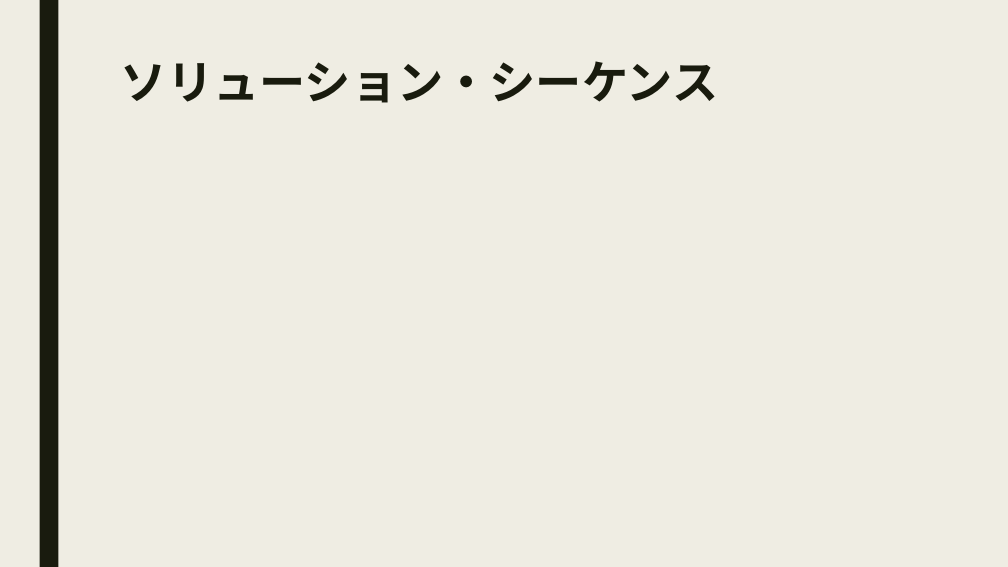
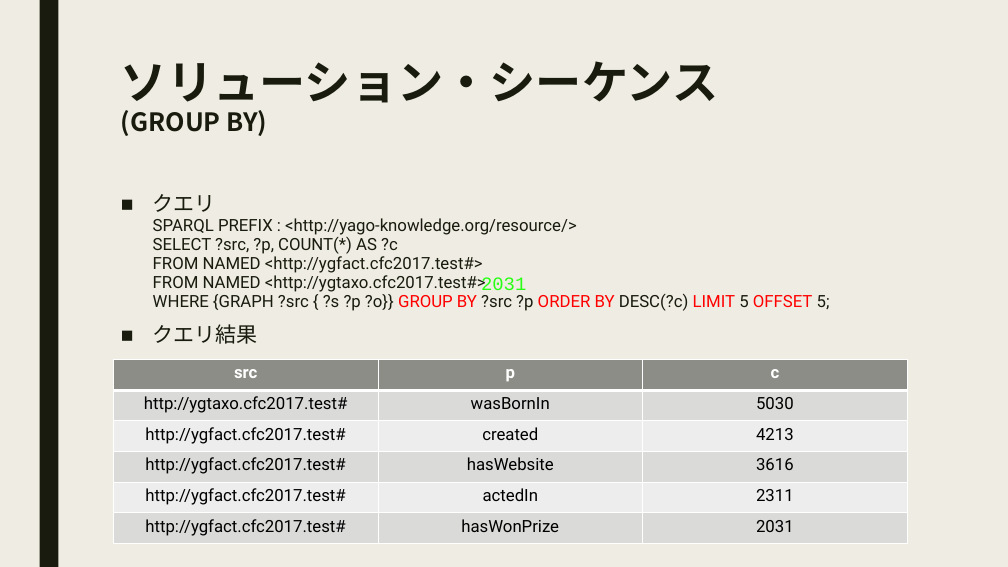
Before and after one commit to zambendorf/cfc2017aug, a slide deck: slide 46 of doc/cfc-20170805a.pptx. Drawn at 1008x567 pixels with LibreOffice and Linux fonts; fonts in the diff are those of the drawing. Boxes give left, top, right and bottom in pixels: in the first picture for what was removed or moved away, otherwise in the second. Text is boxed around its words. In the diff, an @@ line names an element or a change of style, - is before the commit and + after.

```diff
--- a/doc/cfc-20170805a.pptx
+++ b/doc/cfc-20170805a.pptx
@@ title at box(121, 61, 718, 136): text changed @@
-ソリューション・シーケンス
+ソリューション・シーケンス
+(GROUP BY)
@@ text added at box(153, 194, 830, 344), 16 pt, text #191B0E @@
+■ クエリ
+  SPARQL PREFIX : <http://yago-knowledge.org/resource/>
+  SELECT ?src, ?p, COUNT(*) AS ?c
+  FROM NAMED <http://ygfact.cfc2017.test#>
+  FROM NAMED <http://ygtaxo.cfc2017.test#>
+  WHERE {GRAPH ?src { ?s ?p ?o}} GROUP BY ?src ?p ORDER BY DESC(?c) LIMIT 5 OFFSET 5;
+■ クエリ結果
@@ text added at box(481, 277, 526, 296), 18 pt, text #28FE14 @@
+2031
@@ table added at box(113, 359, 907, 543), 6 rows, 3 columns @@
+src | p | c
+http://ygtaxo.cfc2017.test# | wasBornIn | 5030
+http://ygfact.cfc2017.test# | created | 4213
+http://ygfact.cfc2017.test# | hasWebsite | 3616
+http://ygfact.cfc2017.test# | actedIn | 2311
+http://ygfact.cfc2017.test# | hasWonPrize | 2031
```
Also in this commit, not shown: 9 other slides changed, 7 slides added, 3 slides removed, 4 other files.
